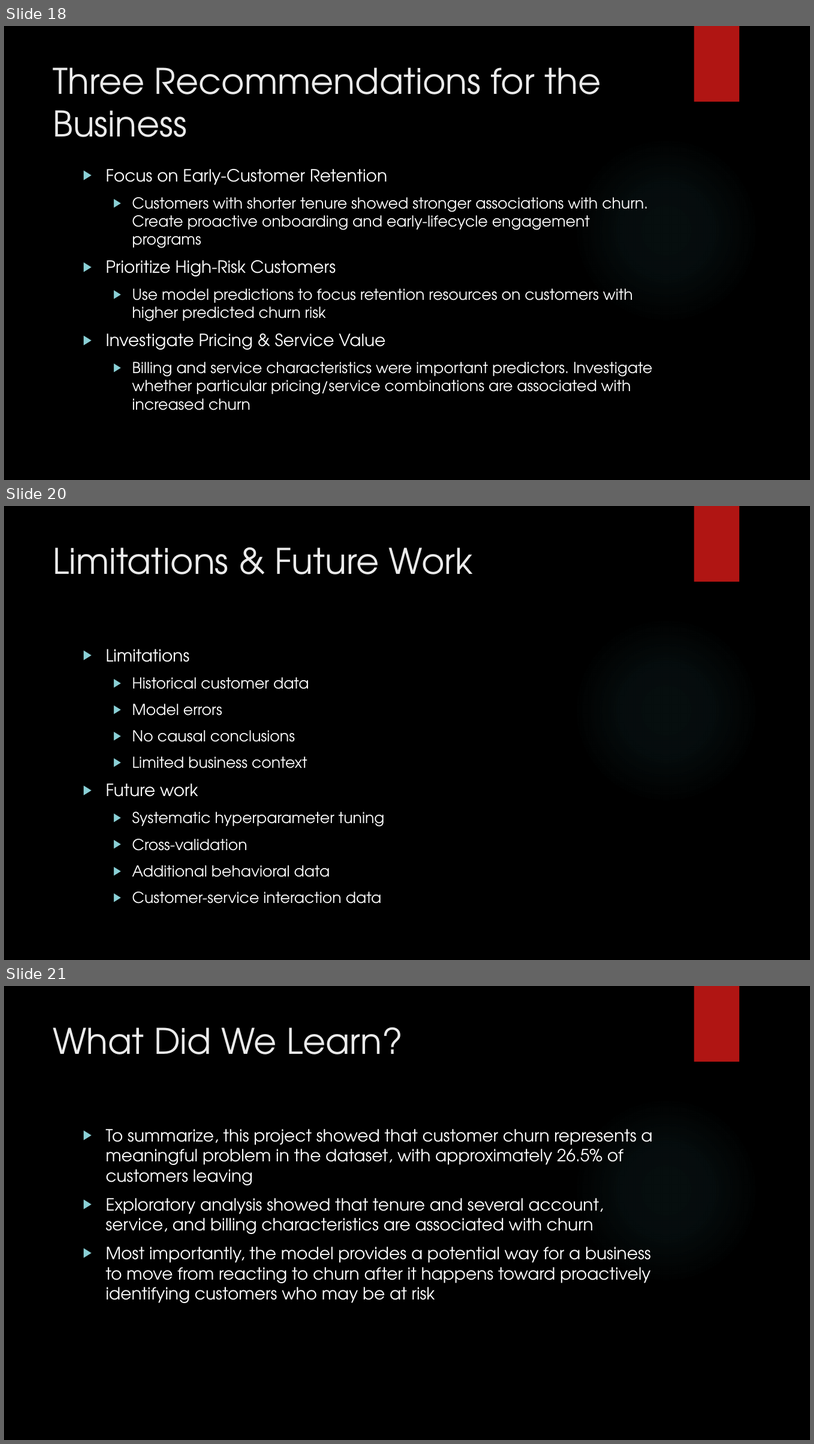
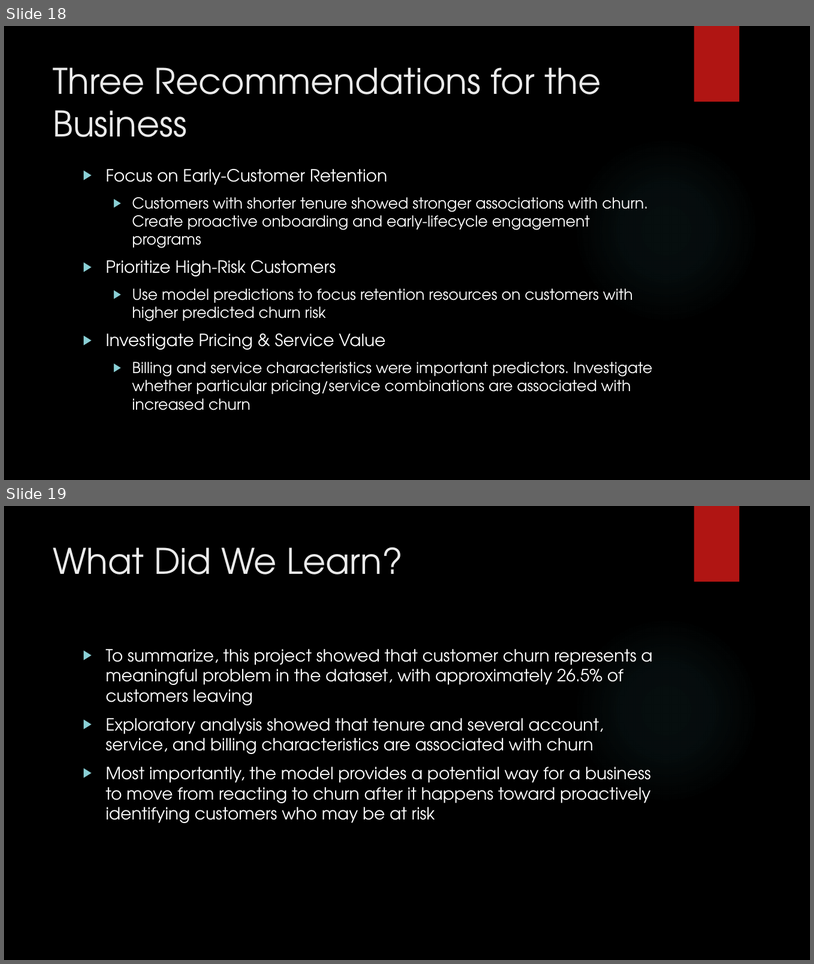
Before and after one commit to kedharswaminathan/Capstone-Three, a slide deck: Customer Churn Prediction Silde Deck.pptx. Shown one above the other, each under a label of ours: slides 18, 20 and 21 before the commit, slides 18 and 19 after it; the slides between them are not shown. The pictures are 814x1444 and 814x964 pixels, drawn with LibreOffice and Linux fonts; fonts in the diff are those of the drawing; background and template pictures are left out. Boxes give left, top, right and bottom in pixels: in the first picture for what was removed or moved away, otherwise in the second. Text is boxed around its words. In the diff, an @@ line names an element or a change of style, - is before the commit and + after.

```diff
--- a/Customer Churn Prediction Silde Deck.pptx
+++ b/Customer Churn Prediction Silde Deck.pptx
@@ slide 20 removed at (4, 506, 810, 960), background picture (left out); not listed: 2 template elements that a slide beside it also shows @@
@@ title removed at (53, 547, 473, 574) @@
-Limitations & Future Work
@@ text removed at (106, 649, 385, 903) @@
-▶ Limitations
-  ▶ Historical customer data
-  ▶ Model errors
-  ▶ No causal conclusions
-  ▶ Limited business context
-▶ Future work
-  ▶ Systematic hyperparameter tuning
-  ▶ Cross-validation
-  ▶ Additional behavioral data
-  ▶ Customer-service interaction data
@@ what was slide 21 is now slide 19 @@
```
Also in this commit, not shown: 1 other slide removed.
